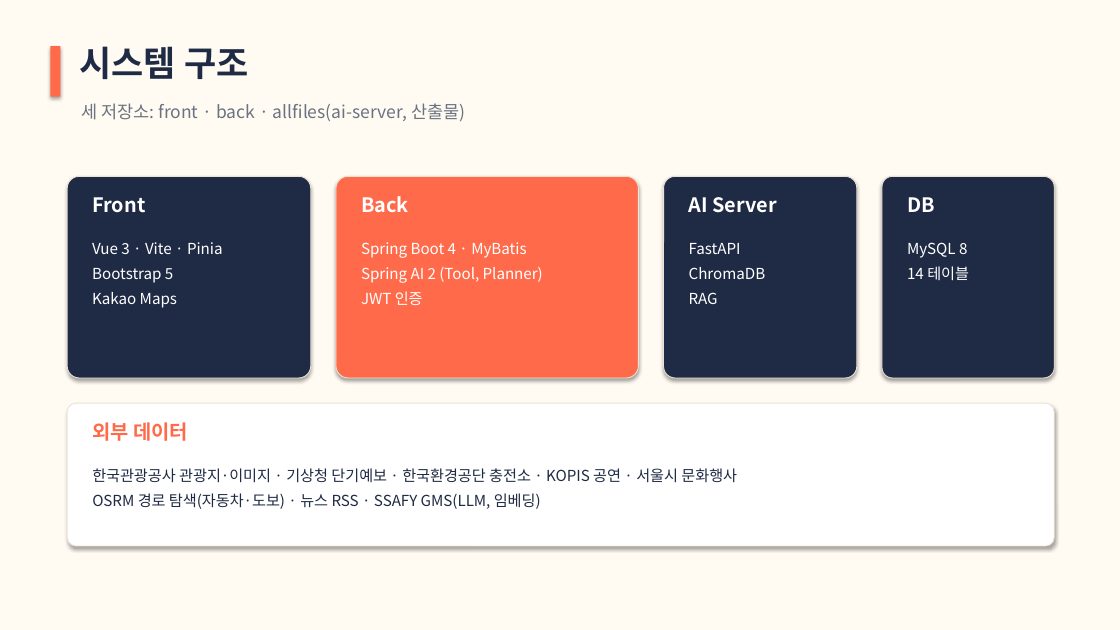
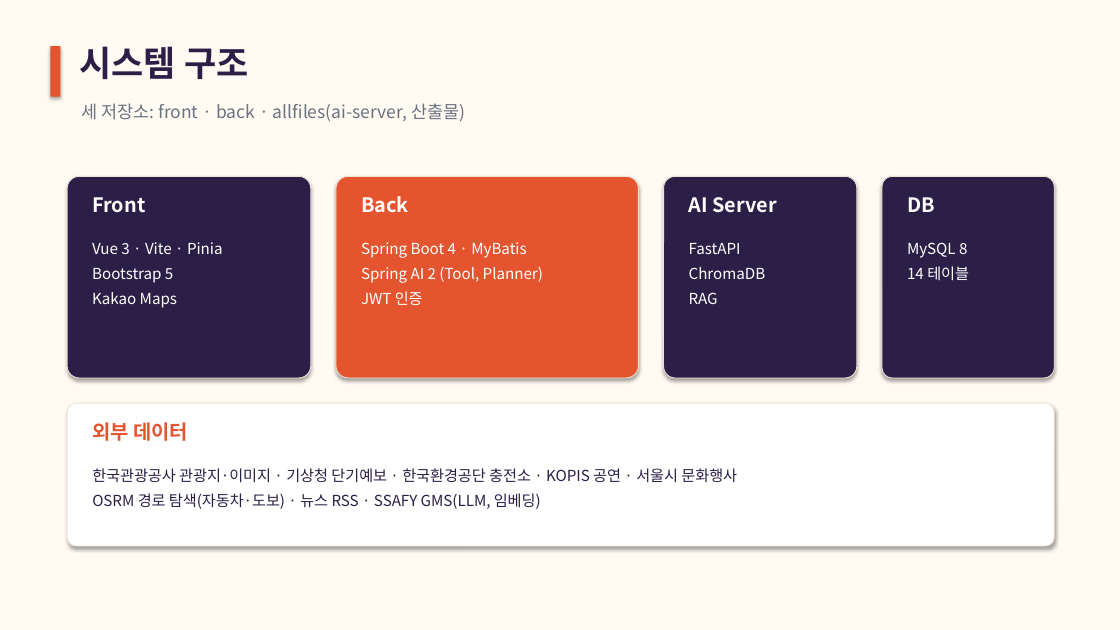
Before and after one commit to 77romin/mapmates, a slide deck: slide 8 of presentation/너랑갈지도_발표.pptx. Drawn at 1120x630 pixels with LibreOffice and Linux fonts; fonts in the diff are those of the drawing. Boxes give left, top, right and bottom in pixels: in the first picture for what was removed or moved away, otherwise in the second. Text is boxed around its words. In the diff, an @@ line names an element or a change of style, - is before the commit and + after.

```diff
--- a/presentation/너랑갈지도_발표.pptx
+++ b/presentation/너랑갈지도_발표.pptx
@@ rectangle at <box>50,46,60,97</box>: fill #FF6B4A to #E4552F @@
@@ rounded rectangle at <box>336,176,639,378</box>: fill #FF6B4A to #E4552F @@
@@ text "외부 데이터" at <box>92,422,188,441</box>: text colour #FF6B4A to #E4552F @@
@@ text "한국관광공사 관광지·이미지 · 기상청 단기예보 ..." at <box>92,468,737,509</box>: text colour #1F2A44 to #2B1F47 @@
```
Also in this commit, not shown: 15 other slides changed.
